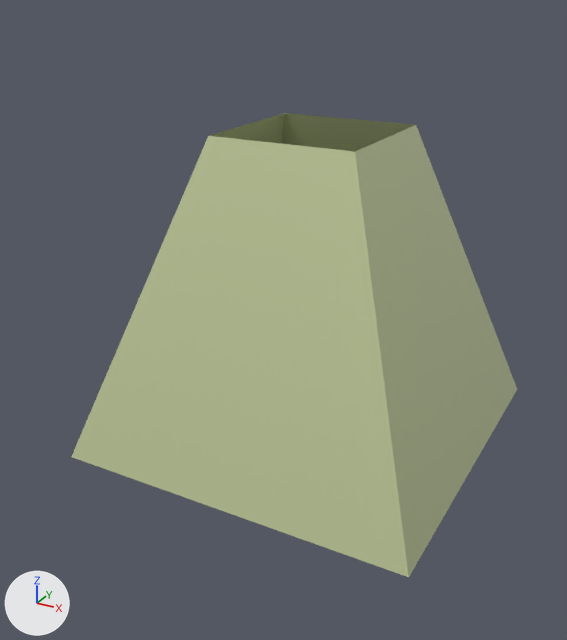
What one commit did to the FBX model Assets/Models/TownHall.fbx.
Both versions are drawn from a 50 mm lens placed at (5.48, -10.92, 7.23), pointed at (-0.13, -0.72, 2.13). Every picture has the same lights, and +X, +Y and +Z are marked at lower left. Where no turn or scale is listed for an object, it has been applied to the vertices. Vertices at the same position are counted once.

Names of what the first picture shows: 'TownHall'.
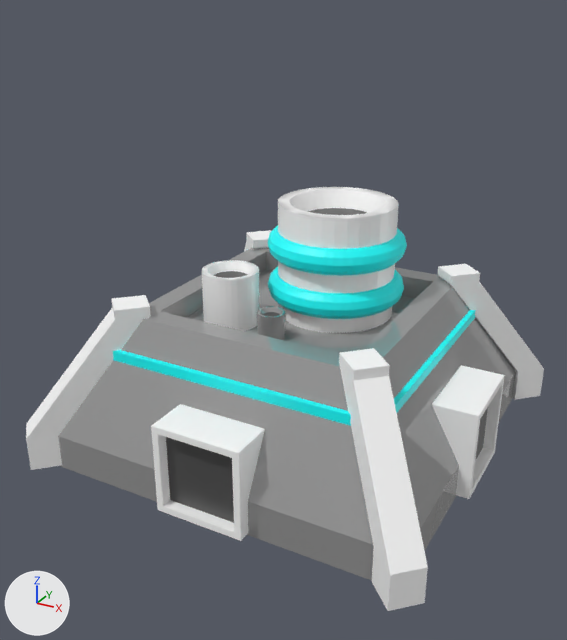
Location of each change, (x1, y1, x2, y2) in pixels of the pictures (567 x 640 px):
'TownHall', recoloured, reshaped (green to grey)
    before: (71, 113, 517, 577)
    after: (26, 187, 544, 611)
part 1 of me_cube_002, added (cyan)
    after: (268, 266, 404, 319)
part 2 of me_cube_002, added (cyan)
    after: (268, 225, 407, 275)
part 3 of me_cube_002, added (cyan)
    after: (113, 310, 476, 426)
part 4 of me_cube_002, rebuilt (28% shorter)
    before: (71, 113, 517, 577)
    after: (58, 248, 516, 580)
part 5 of me_cube_002, added
    after: (26, 187, 544, 611)

Edits to the bpy script that builds the scene:
```text
Change mat_basecolor:
    mat_basecolor.base_color: (0.725, 0.809, 0.458) -> (0.444, 0.444, 0.444)  # green #dde8b4 -> grey #b2b2b2
Add mat_brightmetal:
    mat_brightmetal = principled_material('BrightMetal')
    mat_brightmetal.base_color = (1.0, 1.0, 1.0)  # white #ffffff
    mat_brightmetal.roughness = 0.4
Add mat_playercolor:
    mat_playercolor = principled_material('PlayerColor')
    mat_playercolor.base_color = (0.0, 1.0, 1.0)  # cyan #00ffff
    mat_playercolor.roughness = 0.477
Add mat_darkmetalcolor:
    mat_darkmetalcolor = principled_material('DarkMetalColor')
    mat_darkmetalcolor.base_color = (0.0908, 0.0908, 0.0908)  # dark grey #555555
    mat_darkmetalcolor.metallic = 0.266
    mat_darkmetalcolor.roughness = 0.4
Change me_cube_002:
    used by ob_townhall; location = (0.0, 0.0, 0.0)
    remove me_cube_002.from_pydata(...)  # 9 vertices, 5 faces; spans x -2.92..2.99, y -2.95..2.96, z -0.08..6.51
    add me_cube_002.from_pydata(...)  # 1692 vertices, 1582 faces; spans x -3.57..3.43, y -3.65..3.34, z -0.11..3.88
    me_cube_002 part 1: a new loose piece, a torus around z (ring radius 0.91, tube radius 0.23) spanning x -0.87..1.41, y -0.77..1.51, z 2.23..2.69, in mat_playercolor (cyan #00ffff)
    me_cube_002 part 2: a new loose piece, a torus around z (ring radius 0.91, tube radius 0.23) spanning x -0.87..1.41, y -0.77..1.51, z 2.96..3.42, in mat_playercolor (cyan #00ffff)
    me_cube_002 part 3: a new loose piece, a box spanning x -2.48..2.31, y -2.54..2.25, z 1.45..1.87, in mat_playercolor (cyan #00ffff)
    me_cube_002 part 4: the loose piece of 8 vertices spanning x -2.92..2.99, y -2.95..2.96, z -0.08..5.05 is rebuilt with 20 vertices and now spans x -3.15..2.99, y -3.21..2.93, z -0.11..2.35
    me_cube_002 part 5: 512 vertices added at x -3.57..3.43, y -3.65..3.34, z -0.07..3.88
    add me_cube_002.materials.append(mat_playercolor)  # cyan #00ffff
    add me_cube_002.materials.append(mat_darkmetalcolor)  # dark grey #555555
    add me_cube_002.materials.append(mat_brightmetal)  # white #ffffff
```
